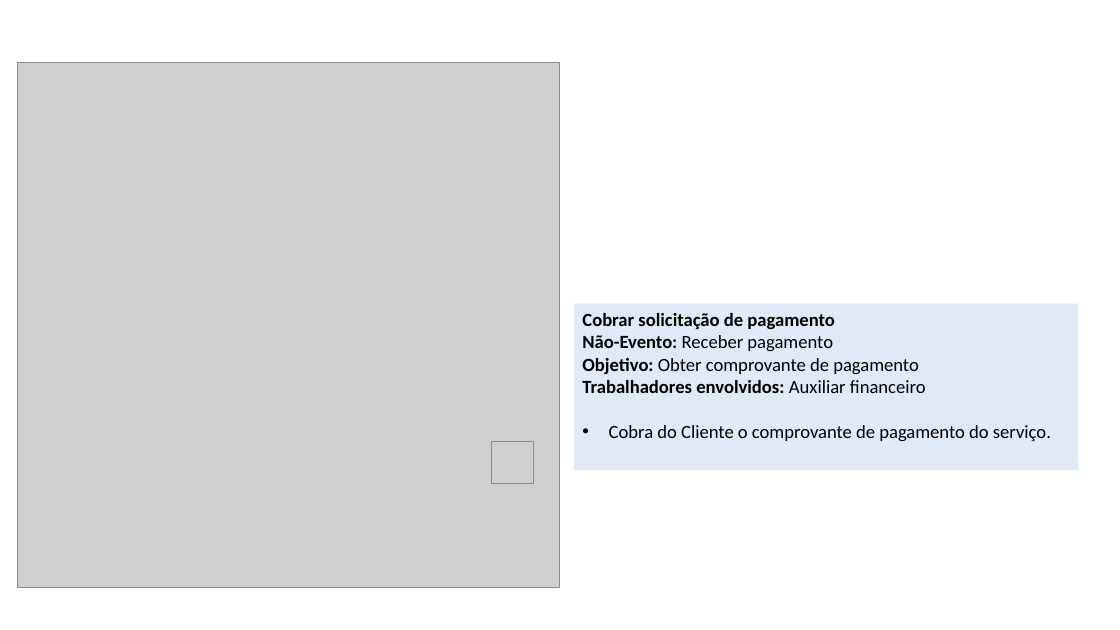
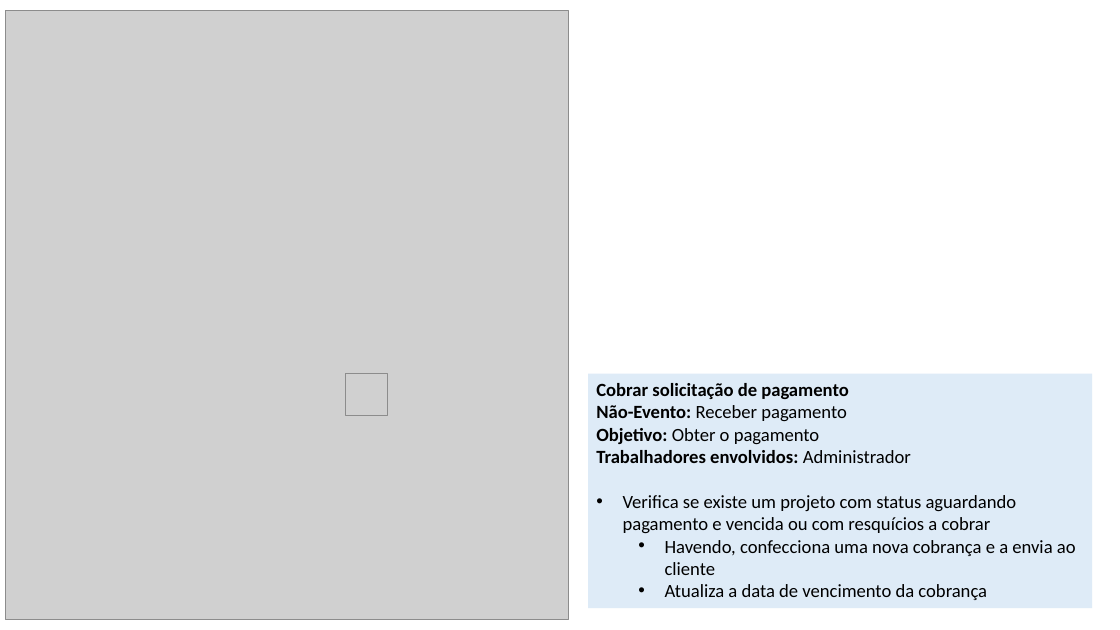
Before and after one commit to somosafsociety/Eng-Soft-EC2A, a slide deck: slide 8 of 18. Descrição dos Processos de Negócio.pptx (slide 9 before the commit). Drawn at 1120x630 pixels with LibreOffice and Linux fonts; fonts in the diff are those of the drawing; grey boxes stand for pictures. Boxes give left, top, right and bottom in pixels: in the first picture for what was removed or moved away, otherwise in the second. Text is boxed around its words. In the diff, an @@ line names an element or a change of style, - is before the commit and + after.

```diff
--- a/18. Descrição dos Processos de Negócio.pptx
+++ b/18. Descrição dos Processos de Negócio.pptx
@@ picture: place and size @@
-picture at <box>18,63,560,587</box>
+picture at <box>5,10,568,619</box>
@@ picture: place and size @@
-picture at <box>492,441,534,483</box>
+picture at <box>345,374,387,416</box>
@@ rectangle "Cobrar solicitação de pagamento": place and size @@
-rectangle "Cobrar solicitação de pagamento" at <box>575,303,1079,471</box>
+rectangle "Cobrar solicitação de pagamento" at <box>588,374,1092,608</box>
@@ text in rectangle at <box>596,428,1076,600</box>: text changed @@
-Objetivo: Obter comprovante de pagamento
-Trabalhadores envolvidos: Auxiliar financeiro
-• Cobra do Cliente o comprovante de pagamento do serviço.
+Objetivo: Obter o pagamento
+Trabalhadores envolvidos: Administrador
+• Verifica se existe um projeto com status aguardando pagamento e vencida ou com resquícios a cobrar
+  • Havendo, confecciona uma nova cobrança e a envia ao cliente
+  • Atualiza a data de vencimento da cobrança
```
Also in this commit, not shown: 32 other slides changed, 6 other files.
